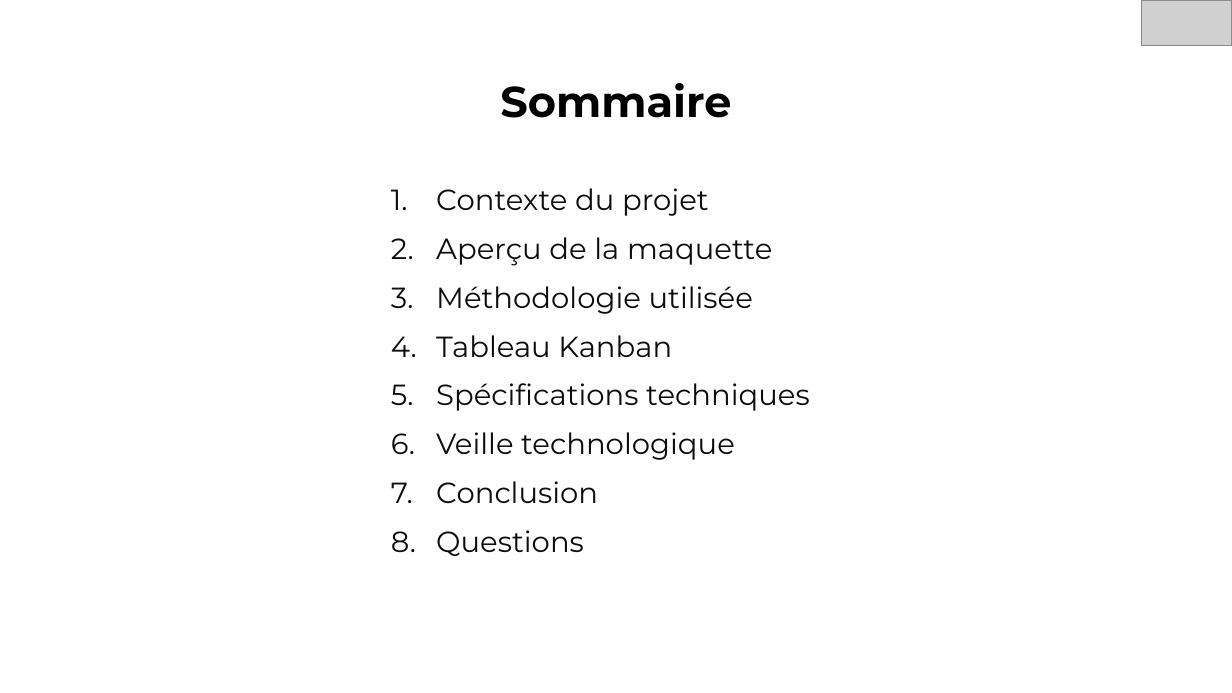
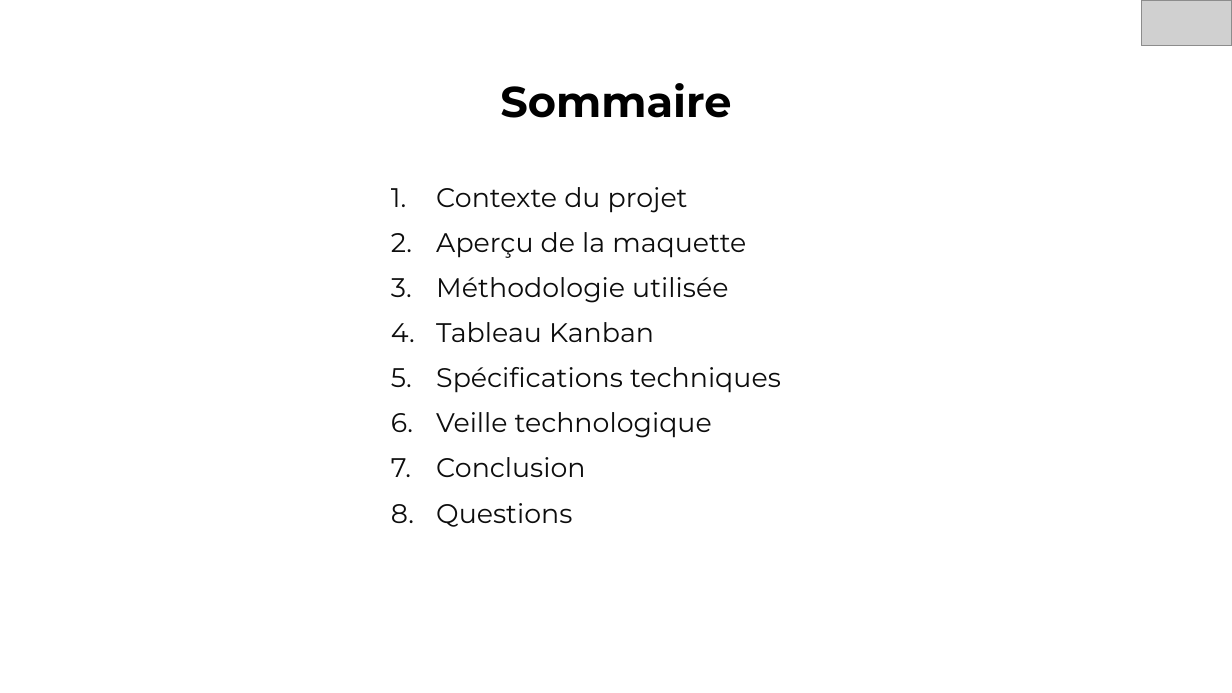
Before and after one commit to Mounir-Bmz/Planifiez-le-d-veloppement-du-site-de-votre-client, a slide deck: slide 2 of Présentation+Soufiane.pptx. Drawn at 1232x693 pixels with LibreOffice and Linux fonts; fonts in the diff are those of the drawing; grey boxes stand for pictures. Boxes give left, top, right and bottom in pixels: in the first picture for what was removed or moved away, otherwise in the second. Text is boxed around its words. In the diff, an @@ line names an element or a change of style, - is before the commit and + after.

```diff
--- a/Présentation+Soufiane.pptx
+++ b/Présentation+Soufiane.pptx
@@ text "Contexte du projet" at (436,187,781,527): size 17 to 15.7 pt @@
```
Also in this commit, not shown: 2 other slides changed.
